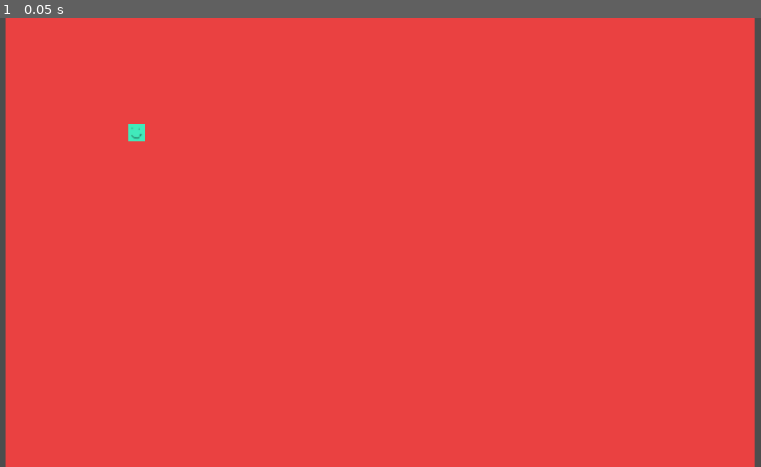
Above: before the commit, frame 1.
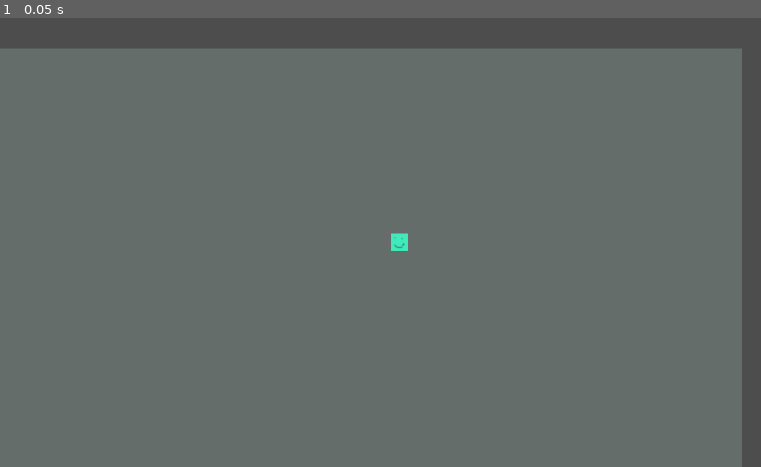
Above: after the commit, the same moment.

Repository: MaxAtoms/fading-life
Game: Godot game, scene res://world/map.tscn
Same seed, same stepped clock (60 frames per second), same inputs: the game is played once before the commit and once after it.
Inputs:
- Up to frame 1 (0.05 s): no input

The runs differ from the first frame. In frame 1, 99% of the frame differs, in the area x 0-100%, y 0-100%.

Commit message:
cleanup project

Diff:
--- a/player/Player.tscn
+++ b/player/Player.tscn
@@ -5,10 +5,14 @@
 [sub_resource type="GDScript" id="GDScript_kpjcp"]
 script/source = "extends CharacterBody2D
 
+@onready var worldTimer = $GhostworldTimeout
+
 var speed = 6000
+var change = true
 
 func _physics_process(delta):
 	player_movement(delta)
+
 
 
 func player_movement(delta):
@@ -35,12 +39,14 @@
 [sub_resource type="RectangleShape2D" id="RectangleShape2D_kne1u"]
 size = Vector2(24, 25)
 
-[node name="Node2D" type="CharacterBody2D"]
+[node name="Player" type="CharacterBody2D"]
 script = SubResource("GDScript_kpjcp")
 
-[node name="Sprite2D" type="Sprite2D" parent="."]
+[node name="PlayerSprite" type="Sprite2D" parent="."]
 scale = Vector2(1.5, 1.5625)
 texture = ExtResource("1_xhfnw")
 
-[node name="CollisionShape2D" type="CollisionShape2D" parent="."]
+[node name="PlayerCollisionShape" type="CollisionShape2D" parent="."]
 shape = SubResource("RectangleShape2D_kne1u")
+
+[node name="Camera2D" type="Camera2D" parent="."]
--- a/world/map.tscn
+++ b/world/map.tscn
@@ -1,13 +1,13 @@
 [gd_scene load_steps=3 format=3 uid="uid://btxopix0urky7"]
 
-[ext_resource type="Texture2D" uid="uid://cwegxwts2c36e" path="res://world/Background.png" id="1_2jvj7"]
+[ext_resource type="Texture2D" uid="uid://cqcne212u6vhs" path="res://world/grey.png" id="2_bxc27"]
 [ext_resource type="PackedScene" uid="uid://dtrtqnb5du6sc" path="res://player/Player.tscn" id="2_uvqf1"]
 
 [node name="Map" type="Node2D"]
 
 [node name="Background" type="Sprite2D" parent="."]
-position = Vector2(548, 540)
-texture = ExtResource("1_2jvj7")
+position = Vector2(551, 540)
+texture = ExtResource("2_bxc27")
 
 [node name="Player" parent="." instance=ExtResource("2_uvqf1")]
-position = Vector2(197, 166)
+position = Vector2(597, 280)
--- /dev/null
+++ b/world/tree.tscn
@@ -0,0 +1,14 @@
+[gd_scene load_steps=3 format=3 uid="uid://b27w2v5sivy3a"]
+
+[ext_resource type="Texture2D" uid="uid://yynglouqkdxm" path="res://world/tree.png" id="1_tn4rm"]
+
+[sub_resource type="RectangleShape2D" id="RectangleShape2D_1q5bg"]
+size = Vector2(16, 16)
+
+[node name="Tree" type="StaticBody2D"]
+
+[node name="TreeCollisionShape" type="CollisionShape2D" parent="."]
+shape = SubResource("RectangleShape2D_1q5bg")
+
+[node name="TreeSprite" type="Sprite2D" parent="."]
+texture = ExtResource("1_tn4rm")
Binary file added: world/grey.png
Not shown, added: world/grey.png.import
Binary file added: world/tree.png
Not shown, added: world/tree.png.import
Not shown, added: world/tree.xcf
